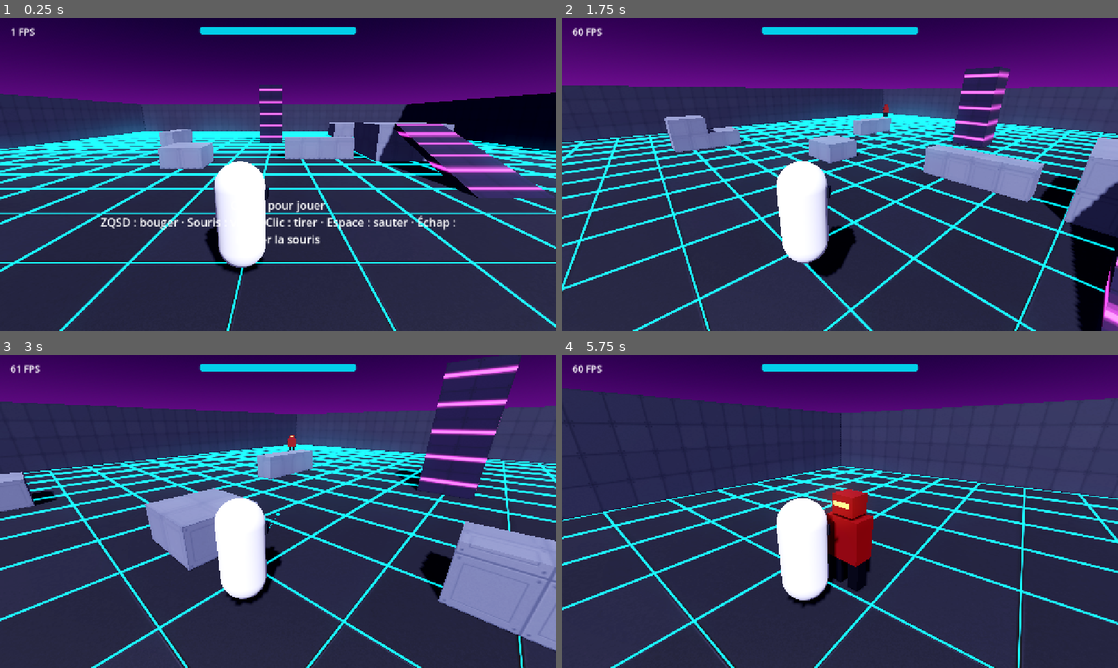
Above: before the commit, frames 1-4 (two rows, left to right).
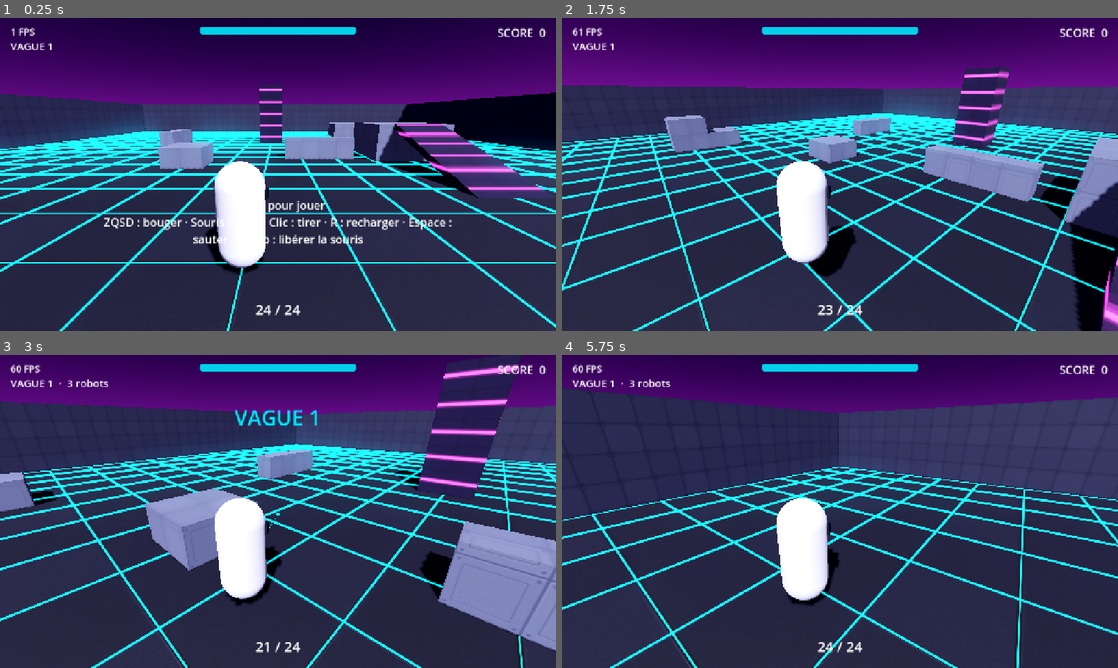
Above: after the commit, the same moments.

Repository: mariusortiz/overclock
Game: Godot game, scene res://scenes/main.tscn
Two runs of this game, one before a commit and one after it. Both use one fixed random seed, a clock stepped at 60 frames per second and the inputs below.
Inputs (mouse positions are in pixels of both pictures, inside the frame that each line leads up to):
- Up to frame 1 (0.25 s): no input
- Up to frame 2 (1.75 s): tap Enter at 0.5 s; move the mouse to (962, 158) at 0.52 s; hold D (move_right) 0.53-1.28 s; click (962, 158) at 0.67 s; tap Space (jump) at 0.77, 1.52 s; move the mouse to (812, 174) at 1.27 s; hold W (move_forward) from 1.28 s (still down); click (812, 174) at 1.42 s
- Up to frame 3 (3 s): keep holding W (move_forward); move the mouse to (289, 505) at 2.02 s; click (289, 505) at 2.17 s; move the mouse to (272, 517) at 2.77 s; click (272, 517) at 2.92 s
- Up to frame 4 (5.75 s): keep holding W (move_forward); tap Space (jump) at 3.02, 3.77, 4.52 s; move the mouse to (878, 514) at 3.52 s; click (878, 514) at 3.67 s; tap R (reload, bound only after the commit) at 4.15 s; move the mouse to (795, 508) at 4.27 s; click (795, 508) at 4.42 s; move the mouse to (845, 511) at 5.02 s; click (845, 511) at 5.17 s

The runs differ from the first frame. In frame 1, 1.8% of the frame differs, in the area x 1-99%, y 3-96%; in frame 2, 0.4%; in frame 3, 0.9%; in frame 4, 10%, in the area x 0-100%, y 3-100%.

Commit message:
Step 5: waves, score, ammo, game over screen and saved best score
- WaveManager replaces the spawner: each wave has more robots, which
  get tougher, faster and shoot more often; short break between waves
- Score for kills and wave clears, partial heal after each wave
- Magazine with automatic and manual reload (R key, touch button)
- HUD: wave and robots left, score, ammo, wave banners
- Game over screen with score, best score saved locally and replay button

Co-Authored-By: Claude Fable 5.2 <noreply@anthropic.com>
Claude-Session: https://claude.ai/code/session_01TMrhLU8C9hMQ3DU14F1G1z

Diff:
--- a/project.godot
+++ b/project.godot
@@ -6,7 +6,7 @@
 [application]
 
 config/name="Overclock"
-config/version="0.4.0"
+config/version="0.5.0"
 run/main_scene="res://scenes/main.tscn"
 config/features=PackedStringArray("4.5", "Mobile")
 config/icon="res://icon.svg"
@@ -45,6 +45,10 @@
 "deadzone": 0.2,
 "events": []
 }
+reload={
+"deadzone": 0.2,
+"events": [Object(InputEventKey,"resource_local_to_scene":false,"resource_name":"","device":-1,"window_id":0,"alt_pressed":false,"shift_pressed":false,"ctrl_pressed":false,"meta_pressed":false,"pressed":false,"keycode":0,"physical_keycode":82,"key_label":0,"unicode":0,"location":0,"echo":false,"script":null)]
+}
 
 [rendering]
 
--- a/scenes/hud.tscn
+++ b/scenes/hud.tscn
@@ -110,7 +110,7 @@
 grow_vertical = 2
 theme_override_font_sizes/font_size = 26
 text = "Clique pour jouer
-ZQSD : bouger · Souris : viser · Clic : tirer · Espace : sauter · Échap : libérer la souris"
+ZQSD : bouger · Souris : viser · Clic : tirer · R : recharger · Espace : sauter · Échap : libérer la souris"
 horizontal_alignment = 1
 vertical_alignment = 1
 autowrap_mode = 3
@@ -130,15 +130,103 @@
 value = 100.0
 show_percentage = false
 
-[node name="DeathLabel" type="Label" parent="."]
+[node name="WaveLabel" type="Label" parent="."]
+offset_left = 24.0
+offset_top = 48.0
+offset_right = 424.0
+offset_bottom = 84.0
+theme_override_font_sizes/font_size = 24
+text = "VAGUE 1"
+
+[node name="ScoreLabel" type="Label" parent="."]
+anchors_preset = 1
+anchor_left = 1.0
+anchor_right = 1.0
+offset_left = -344.0
+offset_top = 16.0
+offset_right = -24.0
+offset_bottom = 52.0
+grow_horizontal = 0
+theme_override_font_sizes/font_size = 26
+text = "SCORE  0"
+horizontal_alignment = 2
+
+[node name="AmmoLabel" type="Label" parent="."]
+anchors_preset = 7
+anchor_left = 0.5
+anchor_top = 1.0
+anchor_right = 0.5
+anchor_bottom = 1.0
+offset_left = -160.0
+offset_top = -72.0
+offset_right = 160.0
+offset_bottom = -24.0
+grow_horizontal = 2
+grow_vertical = 0
+theme_override_font_sizes/font_size = 32
+text = "24 / 24"
+horizontal_alignment = 1
+
+[node name="Banner" type="Label" parent="."]
+anchors_preset = 5
+anchor_left = 0.5
+anchor_right = 0.5
+offset_left = -500.0
+offset_top = 110.0
+offset_right = 500.0
+offset_bottom = 180.0
+grow_horizontal = 2
+theme_override_colors/font_color = Color(0, 0.9, 1, 1)
+theme_override_font_sizes/font_size = 48
+horizontal_alignment = 1
+
+[node name="GameOver" type="Control" parent="."]
 visible = false
-anchors_preset = 15
-anchor_right = 1.0
-anchor_bottom = 1.0
-grow_horizontal = 2
-grow_vertical = 2
+layout_mode = 3
+anchors_preset = 15
+anchor_right = 1.0
+anchor_bottom = 1.0
+grow_horizontal = 2
+grow_vertical = 2
+
+[node name="Dim" type="ColorRect" parent="GameOver"]
+anchors_preset = 15
+anchor_right = 1.0
+anchor_bottom = 1.0
+grow_horizontal = 2
+grow_vertical = 2
+mouse_filter = 2
+color = Color(0, 0, 0, 0.65)
+
+[node name="Center" type="CenterContainer" parent="GameOver"]
+anchors_preset = 15
+anchor_right = 1.0
+anchor_bottom = 1.0
+grow_horizontal = 2
+grow_vertical = 2
+mouse_filter = 2
+
+[node name="Box" type="VBoxContainer" parent="GameOver/Center"]
+theme_override_constants/separation = 18
+
+[node name="Title" type="Label" parent="GameOver/Center/Box"]
 theme_override_colors/font_color = Color(1, 0.3, 0.2, 1)
 theme_override_font_sizes/font_size = 72
 text = "HORS SERVICE"
 horizontal_alignment = 1
-vertical_alignment = 1
+
+[node name="Score" type="Label" parent="GameOver/Center/Box"]
+theme_override_font_sizes/font_size = 40
+text = "Score : 0"
+horizontal_alignment = 1
+
+[node name="Best" type="Label" parent="GameOver/Center/Box"]
+theme_override_colors/font_color = Color(0, 0.9, 1, 1)
+theme_override_font_sizes/font_size = 30
+text = "Record : 0"
+horizontal_alignment = 1
+
+[node name="Replay" type="Button" parent="GameOver/Center/Box"]
+custom_minimum_size = Vector2(340, 96)
+theme_override_font_sizes/font_size = 36
+text = "REJOUER"
--- a/scenes/main.tscn
+++ b/scenes/main.tscn
@@ -4,7 +4,7 @@
 [ext_resource type="PackedScene" path="res://scenes/arena.tscn" id="2_arena"]
 [ext_resource type="PackedScene" path="res://scenes/player.tscn" id="3_player"]
 [ext_resource type="PackedScene" path="res://scenes/hud.tscn" id="4_hud"]
-[ext_resource type="Script" path="res://scripts/enemy_spawner.gd" id="5_spawner"]
+[ext_resource type="Script" path="res://scripts/wave_manager.gd" id="5_waves"]
 [ext_resource type="PackedScene" path="res://scenes/enemy.tscn" id="6_enemy"]
 
 [sub_resource type="ProceduralSkyMaterial" id="sky_material"]
@@ -43,6 +43,6 @@
 
 [node name="HUD" parent="." instance=ExtResource("4_hud")]
 
-[node name="EnemySpawner" type="Node" parent="."]
-script = ExtResource("5_spawner")
+[node name="WaveManager" type="Node" parent="."]
+script = ExtResource("5_waves")
 enemy_scene = ExtResource("6_enemy")
--- a/scripts/enemy_spawner.gd
+++ /dev/null
@@ -1,33 +0,0 @@
-class_name EnemySpawner
-extends Node
-## Keeps a fixed number of robots alive. Spawn points are the nodes of the
-## "enemy_spawns" group; robots appear away from the player.
-
-@export var enemy_scene: PackedScene
-@export var max_alive := 3
-@export var first_spawn_delay := 1.0
-@export var respawn_delay := 3.0
-@export var min_player_distance := 12.0
-
-
-func _ready() -> void:
-	for i in max_alive:
-		_spawn_later(first_spawn_delay + i * 0.5)
-
-
-func _spawn_later(delay: float) -> void:
-	await get_tree().create_timer(delay).timeout
-	_spawn()
-
-
-func _spawn() -> void:
-	var points := get_tree().get_nodes_in_group("enemy_spawns")
-	var player: Node3D = get_tree().get_first_node_in_group("player")
-	var far_points := points.filter(func(point: Node3D) -> bool:
-		return point.global_position.distance_to(player.global_position) >= min_player_distance)
-	var point: Node3D = (far_points if not far_points.is_empty() else points).pick_random()
-
-	var enemy: Enemy = enemy_scene.instantiate()
-	enemy.position = point.global_position
-	enemy.died.connect(_spawn_later.bind(respawn_delay))
-	get_parent().add_child(enemy)
--- a/scripts/hud.gd
+++ b/scripts/hud.gd
@@ -1,9 +1,16 @@
 class_name Hud
 extends CanvasLayer
-## On-screen UI: reticle, health bar, damage flash, FPS counter, desktop hint, touch controls.
+## On-screen UI: reticle, health, ammo, wave, score, banners, game over screen,
+## FPS counter, desktop hint and touch controls.
+
+signal replay_pressed
+
+const BANNER_TIME := 2.5
 
 var _is_touch := DisplayServer.is_touchscreen_available()
+var _game_over := false
 var _flash_tween: Tween
+var _banner_tween: Tween
 
 @onready var touch_controls: TouchControls = $TouchControls
 @onready var reticle: Reticle = $Reticle
@@ -11,21 +18,43 @@
 @onready var _desktop_hint: Label = $DesktopHint
 @onready var _health_bar: ProgressBar = $HealthBar
 @onready var _damage_flash: ColorRect = $DamageFlash
-@onready var _death_label: Label = $DeathLabel
+@onready var _wave_label: Label = $WaveLabel
+@onready var _score_label: Label = $ScoreLabel
+@onready var _ammo_label: Label = $AmmoLabel
+@onready var _banner: Label = $Banner
+@onready var _game_over_screen: Control = $GameOver
+@onready var _final_score: Label = $GameOver/Center/Box/Score
+@onready var _best_score: Label = $GameOver/Center/Box/Best
+@onready var _replay_button: Button = $GameOver/Center/Box/Replay
 
 
 func _ready() -> void:
 	touch_controls.visible = _is_touch
+	_banner.modulate.a = 0.0
+	_replay_button.pressed.connect(replay_pressed.emit)
 
 
 func _process(_delta: float) -> void:
 	_fps_label.text = "%d FPS" % Engine.get_frames_per_second()
-	_desktop_hint.visible = not _is_touch and Input.mouse_mode != Input.MOUSE_MODE_CAPTURED
+	_desktop_hint.visible = not _is_touch and not _game_over \
+			and Input.mouse_mode != Input.MOUSE_MODE_CAPTURED
 
 
 func set_health(current: int, maximum: int) -> void:
 	_health_bar.max_value = maximum
 	_health_bar.value = current
+
+
+func set_ammo(current: int, magazine: int, reloading: bool) -> void:
+	_ammo_label.text = "RECHARGE…" if reloading else "%d / %d" % [current, magazine]
+
+
+func set_score(score: int) -> void:
+	_score_label.text = "SCORE  %d" % score
+
+
+func set_wave(number: int, enemies_left: int) -> void:
+	_wave_label.text = "VAGUE %d  ·  %d robot%s" % [number, enemies_left, "" if enemies_left == 1 else "s"]
 
 
 func flash_damage() -> void:
@@ -36,5 +65,22 @@
 	_flash_tween.tween_property(_damage_flash, "color:a", 0.0, 0.3)
 
 
-func show_death() -> void:
-	_death_label.visible = true
+## Shows a short message in the upper part of the screen, then fades it out.
+func show_banner(text: String) -> void:
+	if _banner_tween:
+		_banner_tween.kill()
+	_banner.text = text
+	_banner.modulate.a = 1.0
+	_banner_tween = create_tween()
+	_banner_tween.tween_interval(BANNER_TIME)
+	_banner_tween.tween_property(_banner, "modulate:a", 0.0, 0.5)
+
+
+func show_game_over(score: int, best: int, is_record: bool) -> void:
+	_game_over = true
+	touch_controls.visible = false
+	touch_controls.process_mode = Node.PROCESS_MODE_DISABLED
+	reticle.visible = false
+	_final_score.text = "Score : %d" % score
+	_best_score.text = "Nouveau record !" if is_record else "Record : %d" % best
+	_game_over_screen.visible = true
--- a/scripts/main.gd
+++ b/scripts/main.gd
@@ -1,18 +1,35 @@
 extends Node3D
-## Game root: wires input sources to the player and the HUD.
+## Game root: wires the player, the waves and the HUD together, and keeps the score.
 
-const RESTART_DELAY := 2.0
+const KILL_SCORE := 100
+const WAVE_BONUS := 250  # multiplied by the wave number
+const WAVE_HEAL := 25
+
+var score := 0
 
 @onready var player: Player = $Player
 @onready var hud: Hud = $HUD
+@onready var waves: WaveManager = $WaveManager
 
 
 func _ready() -> void:
 	hud.touch_controls.look.connect(_on_touch_look)
+	hud.replay_pressed.connect(get_tree().reload_current_scene)
+
 	player.weapon.hit_confirmed.connect(hud.reticle.show_hit)
-	player.health_changed.connect(_on_player_health_changed)
+	player.weapon.ammo_changed.connect(hud.set_ammo)
+	player.health_changed.connect(hud.set_health)
+	player.damaged.connect(hud.flash_damage)
 	player.died.connect(_on_player_died)
+
+	waves.wave_started.connect(_on_wave_started)
+	waves.wave_cleared.connect(_on_wave_cleared)
+	waves.enemy_killed.connect(_add_score.bind(KILL_SCORE))
+	waves.enemies_left_changed.connect(_on_enemies_left_changed)
+
 	hud.set_health(player.health, player.max_health)
+	hud.set_ammo(player.weapon.ammo, player.weapon.magazine_size, false)
+	hud.set_score(score)
 
 
 func _unhandled_input(event: InputEvent) -> void:
@@ -31,17 +48,37 @@
 		Input.action_release("fire")
 
 
-func _on_player_health_changed(current: int, maximum: int) -> void:
-	hud.set_health(current, maximum)
-	hud.flash_damage()
+func _add_score(points: int) -> void:
+	score += points
+	hud.set_score(score)
+
+
+func _on_wave_started(number: int) -> void:
+	hud.show_banner("VAGUE %d" % number)
+
+
+func _on_wave_cleared(number: int) -> void:
+	var bonus := WAVE_BONUS * number
+	_add_score(bonus)
+	player.heal(WAVE_HEAL)
+	hud.show_banner("VAGUE %d TERMINÉE   +%d" % [number, bonus])
+
+
+func _on_enemies_left_changed(count: int) -> void:
+	hud.set_wave(waves.wave, count)
 
 
 func _on_player_died() -> void:
 	player.process_mode = Node.PROCESS_MODE_DISABLED
+	waves.stop()
 	Input.action_release("fire")
-	hud.show_death()
-	await get_tree().create_timer(RESTART_DELAY).timeout
-	get_tree().reload_current_scene()
+	Input.mouse_mode = Input.MOUSE_MODE_VISIBLE
+
+	var best := SaveData.load_high_score()
+	var is_record := score > best
+	if is_record:
+		SaveData.save_high_score(score)
+	hud.show_game_over(score, maxi(score, best), is_record)
 
 
 func _on_touch_look(relative: Vector2) -> void:
--- a/scripts/player.gd
+++ b/scripts/player.gd
@@ -4,6 +4,7 @@
 ## Yaw rotates the whole body, pitch only tilts the camera arm.
 
 signal health_changed(current: int, maximum: int)
+signal damaged
 signal died
 
 @export var max_health := 100
@@ -41,8 +42,16 @@
 		return
 	health = maxi(health - amount, 0)
 	health_changed.emit(health, max_health)
+	damaged.emit()
 	if health == 0:
 		died.emit()
+
+
+func heal(amount: int) -> void:
+	if health <= 0:
+		return
+	health = mini(health + amount, max_health)
+	health_changed.emit(health, max_health)
 
 
 ## Rotates the view. `relative` is a screen-space drag in pixels.
--- /dev/null
+++ b/scripts/save_data.gd
@@ -0,0 +1,21 @@
+class_name SaveData
+## Local save file (best score). Lives in the app's private storage on
+## Android and in the browser's storage on the web.
+
+const PATH := "user://save.cfg"
+const SECTION := "scores"
+const KEY := "high_score"
+
+
+static func load_high_score() -> int:
+	var config := ConfigFile.new()
+	if config.load(PATH) != OK:
+		return 0
+	return config.get_value(SECTION, KEY, 0)
+
+
+static func save_high_score(value: int) -> void:
+	var config := ConfigFile.new()
+	config.load(PATH)  # keep other saved values, if any
+	config.set_value(SECTION, KEY, value)
+	config.save(PATH)
--- a/scripts/touch_controls.gd
+++ b/scripts/touch_controls.gd
@@ -10,6 +10,7 @@
 const FIRE_RADIUS := 85.0
 const FIRE_MARGIN := Vector2(70, 60)
 const BUTTON_GAP := 16.0
+const RELOAD_RADIUS := 52.0
 
 @export var joystick_radius := 110.0
 @export var knob_radius := 42.0
@@ -18,6 +19,7 @@
 var _move_finger := -1
 var _look_finger := -1
 var _fire_finger := -1
+var _reload_finger := -1
 var _joy_origin := Vector2.ZERO
 var _joy_vector := Vector2.ZERO
 
@@ -33,6 +35,7 @@
 	# A finger may still be down when the scene reloads.
 	_set_joystick(Vector2.ZERO)
 	Input.action_release("fire")
+	Input.action_release("reload")
 
 
 func _input(event: InputEvent) -> void:
@@ -55,6 +58,10 @@
 		_fire_finger = event.index
 		Input.action_press("fire")
 		queue_redraw()
+	elif _reload_finger == -1 and event.position.distance_to(_reload_center()) <= RELOAD_RADIUS:
+		_reload_finger = event.index
+		Input.action_press("reload")
+		queue_redraw()
 	elif event.position.x < size.x * 0.5:
 		if _move_finger == -1:
 			_move_finger = event.index
@@ -73,6 +80,10 @@
 	elif event.index == _fire_finger:
 		_fire_finger = -1
 		Input.action_release("fire")
+		queue_redraw()
+	elif event.index == _reload_finger:
+		_reload_finger = -1
+		Input.action_release("reload")
 		queue_redraw()
 
 
@@ -102,26 +113,27 @@
 
 
 func _draw() -> void:
-	_draw_fire_button()
+	_draw_button(_fire_center(), FIRE_RADIUS, "TIR", 30, _fire_finger != -1)
+	_draw_button(_reload_center(), RELOAD_RADIUS, "RECH.", 20, _reload_finger != -1)
 	if _move_finger != -1:
 		draw_circle(_joy_origin, joystick_radius, Color(1, 1, 1, 0.08))
 		draw_arc(_joy_origin, joystick_radius, 0.0, TAU, 48, Color(ACCENT, 0.5), 3.0)
 		draw_circle(_joy_origin + _joy_vector * joystick_radius, knob_radius, Color(ACCENT, 0.55))
 
 
-func _draw_fire_button() -> void:
-	var center := _fire_center()
-	var pressed := _fire_finger != -1
-	draw_circle(center, FIRE_RADIUS, Color(ACCENT, 0.45 if pressed else 0.15))
-	draw_arc(center, FIRE_RADIUS, 0.0, TAU, 48, Color(ACCENT, 1.0 if pressed else 0.7), 4.0)
-	var font := ThemeDB.fallback_font
-	var font_size := 30
-	var text_origin := center + Vector2(-FIRE_RADIUS, font_size * 0.35)
-	draw_string(font, text_origin, "TIR", HORIZONTAL_ALIGNMENT_CENTER, FIRE_RADIUS * 2.0, font_size)
+func _draw_button(center: Vector2, radius: float, label: String, font_size: int, pressed: bool) -> void:
+	draw_circle(center, radius, Color(ACCENT, 0.45 if pressed else 0.15))
+	draw_arc(center, radius, 0.0, TAU, 48, Color(ACCENT, 1.0 if pressed else 0.7), 4.0)
+	var text_origin := center + Vector2(-radius, font_size * 0.35)
+	draw_string(ThemeDB.fallback_font, text_origin, label, HORIZONTAL_ALIGNMENT_CENTER, radius * 2.0, font_size)
 
 
 func _fire_center() -> Vector2:
 	return size - FIRE_MARGIN - Vector2(FIRE_RADIUS, FIRE_RADIUS)
+
+
+func _reload_center() -> Vector2:
+	return _fire_center() + Vector2(-FIRE_RADIUS - BUTTON_GAP - RELOAD_RADIUS, 30.0)
 
 
 func _jump_rect() -> Rect2:
--- /dev/null
+++ b/scripts/wave_manager.gd
@@ -0,0 +1,97 @@
+class_name WaveManager
+extends Node
+## Runs the waves: spawns robots at the "enemy_spawns" points, away from the
+## player, and makes each wave bigger and tougher than the last.
+
+signal wave_started(number: int)
+signal wave_cleared(number: int)
+signal enemy_killed
+signal enemies_left_changed(count: int)
+
+@export var enemy_scene: PackedScene
+@export var first_wave_delay := 2.0
+@export var break_duration := 4.0
+@export var spawn_interval := 0.8
+@export var min_player_distance := 12.0
+
+var wave := 0
+
+var _to_spawn := 0
+var _alive := 0
+var _stopped := false
+var _spawn_timer := Timer.new()
+
+
+func _ready() -> void:
+	_spawn_timer.wait_time = spawn_interval
+	_spawn_timer.timeout.connect(_on_spawn_timer_timeout)
+	add_child(_spawn_timer)
+	_start_next_wave(first_wave_delay)
+
+
+## Stops spawning for good (game over).
+func stop() -> void:
+	_stopped = true
+	_spawn_timer.stop()
+
+
+# --- Difficulty curve -------------------------------------------------------
+
+func _enemy_count() -> int:
+	return 3 + 2 * (wave - 1)
+
+
+func _max_alive() -> int:
+	@warning_ignore("integer_division")
+	return mini(3 + (wave - 1) / 2, 6)
+
+
+func _configure(enemy: Enemy) -> void:
+	@warning_ignore("integer_division")
+	enemy.max_health += (wave - 1) / 2
+	enemy.move_speed *= minf(1.0 + 0.06 * (wave - 1), 1.5)
+	enemy.fire_interval = maxf(enemy.fire_interval - 0.08 * (wave - 1), 0.9)
+
+
+# --- Wave flow --------------------------------------------------------------
+
+func _start_next_wave(delay: float) -> void:
+	await get_tree().create_timer(delay).timeout
+	if _stopped:
+		return
+	wave += 1
+	_to_spawn = _enemy_count()
+	wave_started.emit(wave)
+	enemies_left_changed.emit(_to_spawn)
+	_spawn_timer.start()
+
+
+func _on_spawn_timer_timeout() -> void:
+	if _to_spawn > 0 and _alive < _max_alive():
+		_spawn()
+
+
+func _spawn() -> void:
+	var points := get_tree().get_nodes_in_group("enemy_spawns")
+	var player: Node3D = get_tree().get_first_node_in_group("player")
+	var far_points := points.filter(func(point: Node3D) -> bool:
+		return point.global_position.distance_to(player.global_position) >= min_player_distance)
+	var point: Node3D = (far_points if not far_points.is_empty() else points).pick_random()
+
+	var enemy: Enemy = enemy_scene.instantiate()
+	_configure(enemy)
+	enemy.position = point.global_position
+	enemy.died.connect(_on_enemy_died)
+	get_parent().add_child(enemy)
+	_to_spawn -= 1
+	_alive += 1
+
+
+func _on_enemy_died() -> void:
+	_alive -= 1
+	enemy_killed.emit()
+	enemies_left_changed.emit(_to_spawn + _alive)
+	if _to_spawn == 0 and _alive == 0:
+		_spawn_timer.stop()
+		wave_cleared.emit(wave)
+		_start_next_wave(break_duration)
--- a/scripts/weapon.gd
+++ b/scripts/weapon.gd
@@ -4,18 +4,24 @@
 ## drawn from the muzzle to the hit point.
 
 signal hit_confirmed
+signal ammo_changed(current: int, magazine: int, reloading: bool)
 
 const TRACER_COLOR := Color(0, 0.9, 1)
 const FLASH_TIME := 0.04
 
 @export var fire_rate := 8.0
 @export var damage := 1
+@export var magazine_size := 24
+@export var reload_time := 1.4
 @export var max_range := 200.0
 ## Touch only: a shot that misses still hits a target within this angle of the reticle.
 @export var aim_assist_deg := 3.0
 @export_flags_3d_physics var hit_mask := 5  # world + targets, not the player
 
+var ammo := 0
+
 var _cooldown := 0.0
+var _reloading := false
 var _use_aim_assist := DisplayServer.is_touchscreen_available()
 var _tracer_mesh := BoxMesh.new()
 var _impact_mesh := SphereMesh.new()
@@ -27,6 +33,7 @@
 
 
 func _ready() -> void:
+	ammo = magazine_size
 	var material := StandardMaterial3D.new()
 	material.shading_mode = BaseMaterial3D.SHADING_MODE_UNSHADED
 	material.albedo_color = TRACER_COLOR
@@ -42,7 +49,11 @@
 
 func _physics_process(delta: float) -> void:
 	_cooldown = maxf(_cooldown - delta, 0.0)
-	if Input.is_action_pressed("fire") and _cooldown == 0.0:
+	if _reloading:
+		return
+	if Input.is_action_just_pressed("reload") and ammo < magazine_size:
+		_reload()
+	elif Input.is_action_pressed("fire") and _cooldown == 0.0:
 		_fire()
 
 
@@ -71,6 +82,20 @@
 	_show_flash()
 	_shot_sound.pitch_scale = randf_range(0.94, 1.06)
 	_shot_sound.play()
+
+	ammo -= 1
+	ammo_changed.emit(ammo, magazine_size, false)
+	if ammo == 0:
+		_reload()
+
+
+func _reload() -> void:
+	_reloading = true
+	ammo_changed.emit(ammo, magazine_size, true)
+	await get_tree().create_timer(reload_time).timeout
+	ammo = magazine_size
+	_reloading = false
+	ammo_changed.emit(ammo, magazine_size, false)
 
 
 func _cast(from: Vector3, to: Vector3) -> Dictionary:
Not shown, changed: export_presets.cfg
